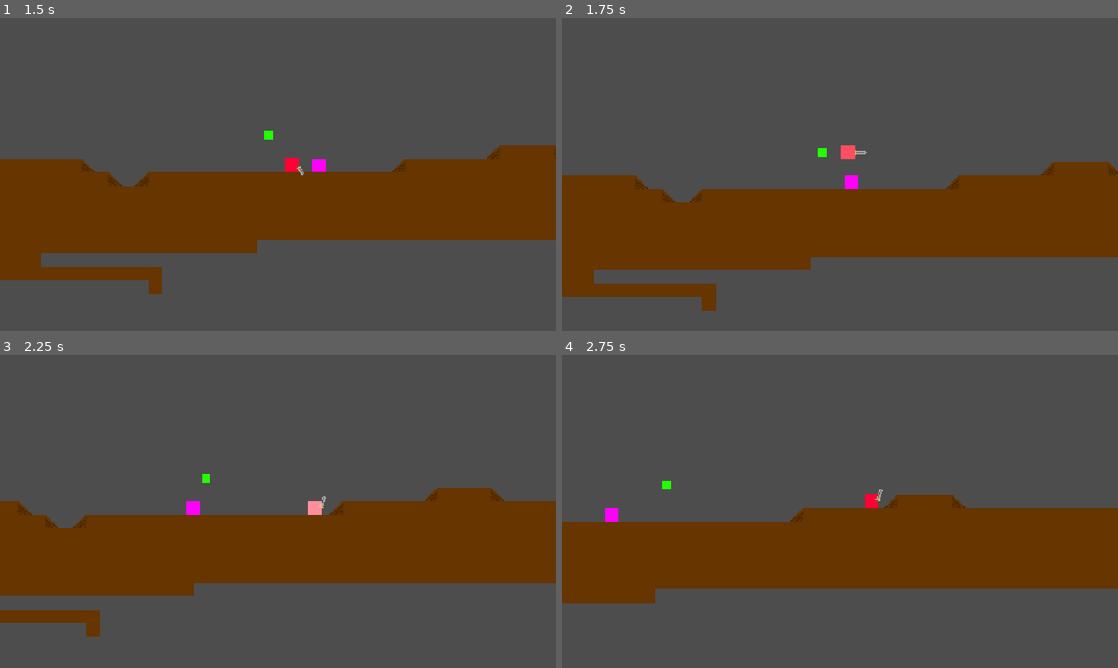
Above: before the commit, frames 1-4 (two rows, left to right).
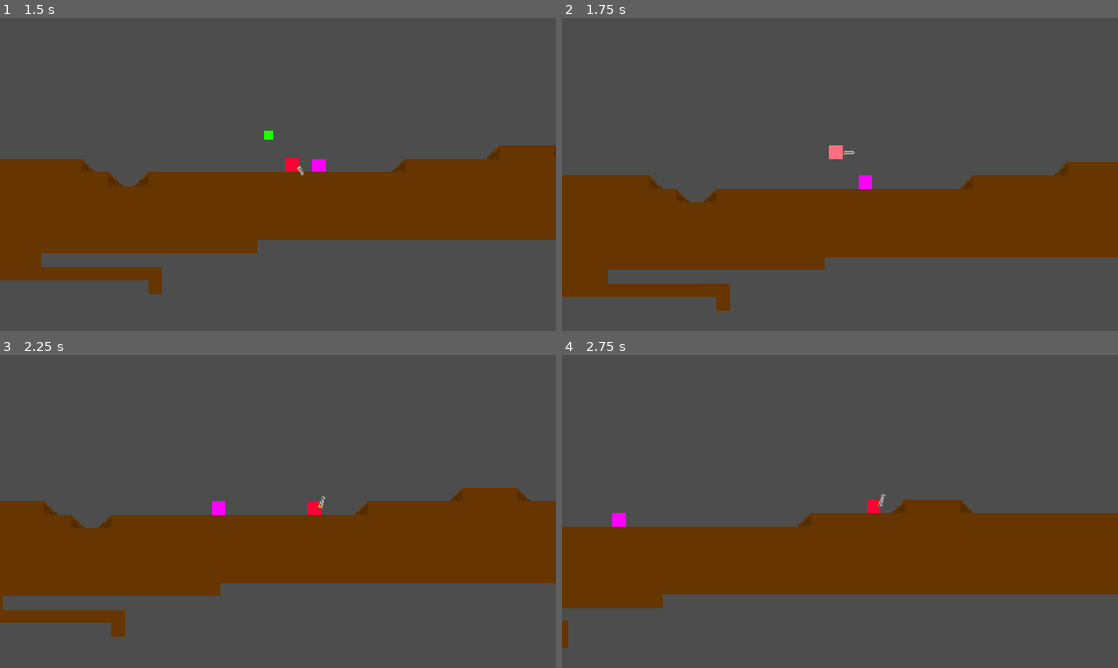
Above: after the commit, the same moments.

Repository: battlecatslover11/13EOYP-Game
Game: Godot game, scene res://MenuAssets/Title_Screen.tscn
Two runs of this game, one before a commit and one after it. Both use one fixed random seed, a clock stepped at 60 frames per second and the inputs below.
Inputs:
- Up to frame 1 (1.5 s): click "Start" at 0.5 s; hold Right (right) from 1.28 s (still down); tap X (attack) at 1.35 s
- Up to frame 2 (1.75 s): keep holding Right (right); tap Up (jump) at 1.52 s
- Up to frame 3 (2.25 s): keep holding Right (right); tap Shift (dash) at 2.1 s
- Up to frame 4 (2.75 s): keep holding Right (right); tap Up (jump) at 2.27 s

Frame 1 is identical in both runs. In frame 2, 1.7% of the frame differs, in the area x 5-100%, y 40-94%; in frame 3, 2.3%; in frame 4, 3.9%, in the area x 0-100%, y 40-94%.

Commit message:
fixed hit animation and started working on health bar

Diff:
--- a/PlayerAssets/Player.tscn
+++ b/PlayerAssets/Player.tscn
@@ -127,7 +127,7 @@
 
 [sub_resource type="Animation" id="Animation_er5lv"]
 resource_name = "hurt_blink"
-length = 0.4
+length = 0.3
 loop_mode = 1
 step = 0.2
 tracks/0/type = "value"
@@ -137,7 +137,7 @@
 tracks/0/interp = 1
 tracks/0/loop_wrap = true
 tracks/0/keys = {
-"times": PackedFloat32Array(0, 0.39999998),
+"times": PackedFloat32Array(0, 0.3),
 "transitions": PackedFloat32Array(1, 1),
 "update": 0,
 "values": [Color(1, 0, 0.05490196, 0.52156866), Color(1, 1, 1, 1)]
@@ -209,7 +209,7 @@
 shape = SubResource("RectangleShape2D_vpnsq")
 
 [node name="HurtTimer" type="Timer" parent="." unique_id=1242859910]
-wait_time = 0.75
+wait_time = 0.5
 
 [connection signal="animation_finished" from="AnimatedSprite2D/Sword/AnimationPlayer" to="." method="_on_animation_player_animation_finished"]
 [connection signal="timeout" from="DashTimer" to="." method="_on_dash_timer_timeout"]
--- /dev/null
+++ b/PlayerAssets/heart_gui.tscn
@@ -0,0 +1,15 @@
+[gd_scene format=3 uid="uid://demnq0hig5s82"]
+
+[ext_resource type="Texture2D" uid="uid://ck6p3wn6c2upa" path="res://PlayerAssets/Hearts.png" id="1_1xhc3"]
+
+[node name="heartGUI" type="Panel" unique_id=1780592984]
+self_modulate = Color(1, 1, 1, 0)
+custom_minimum_size = Vector2(15, 10)
+offset_right = 15.0
+offset_bottom = 11.0
+
+[node name="Sprite2D" type="Sprite2D" parent="." unique_id=1981734064]
+position = Vector2(7, 6)
+scale = Vector2(1.3125, 1.3125)
+texture = ExtResource("1_1xhc3")
+hframes = 2
--- a/Scripts/player.gd
+++ b/Scripts/player.gd
@@ -13,8 +13,8 @@
 var dir: float = 0
 var dash_count = 1
 var can_slash: bool = true
-var knockback_speed = 500
-var knockback_power = 25
+var knockback_speed = 1000
+var knockback_power = 15
 @export var slash_time:float = 0.1
 @export var sword_return_time:float = 0.4
 @export var weapon_damage:float = 1
@@ -25,7 +25,6 @@
 
 func ready():
 	effects.play("RESET")
-
 var wallcontact_coyote: float = 0.0
 const wallcontact_coyotetime: float = 0.2
 
--- a/health_bar.tscn
+++ /dev/null
@@ -1,49 +0,0 @@
-[gd_scene format=3 uid="uid://bxnol51pl4yiu"]
-
-[ext_resource type="Texture2D" uid="uid://dopidk3mrfhnw" path="res://PlayerAssets/Health_Bar.png" id="1_m7ell"]
-
-[sub_resource type="AtlasTexture" id="AtlasTexture_kdjhy"]
-atlas = ExtResource("1_m7ell")
-region = Rect2(0, 0, 64, 64)
-
-[sub_resource type="AtlasTexture" id="AtlasTexture_srckl"]
-atlas = ExtResource("1_m7ell")
-region = Rect2(64, 0, 64, 64)
-
-[sub_resource type="AtlasTexture" id="AtlasTexture_1r8bn"]
-atlas = ExtResource("1_m7ell")
-region = Rect2(128, 0, 64, 64)
-
-[sub_resource type="AtlasTexture" id="AtlasTexture_dxn08"]
-atlas = ExtResource("1_m7ell")
-region = Rect2(192, 0, 64, 64)
-
-[sub_resource type="SpriteFrames" id="SpriteFrames_vpnsq"]
-animations = [{
-"frames": [{
-"duration": 1.0,
-"texture": SubResource("AtlasTexture_kdjhy")
-}, {
-"duration": 1.0,
-"texture": SubResource("AtlasTexture_srckl")
-}, {
-"duration": 1.0,
-"texture": SubResource("AtlasTexture_1r8bn")
-}, {
-"duration": 1.0,
-"texture": SubResource("AtlasTexture_dxn08")
-}],
-"loop": 1,
-"name": &"default",
-"speed": 5.0
-}]
-
-[node name="Panel" type="Panel" unique_id=1470507596]
-self_modulate = Color(1, 1, 1, 0)
-offset_right = 37.0
-offset_bottom = 7.0
-
-[node name="AnimatedSprite2D" type="AnimatedSprite2D" parent="." unique_id=866581007]
-position = Vector2(19, 3)
-scale = Vector2(0.90625, 0.90625)
-sprite_frames = SubResource("SpriteFrames_vpnsq")
Binary file removed: PlayerAssets/Health_Bar.png
Binary file added: PlayerAssets/Hearts.png
Not shown, changed: PlayerAssets/Hearts.png.import
